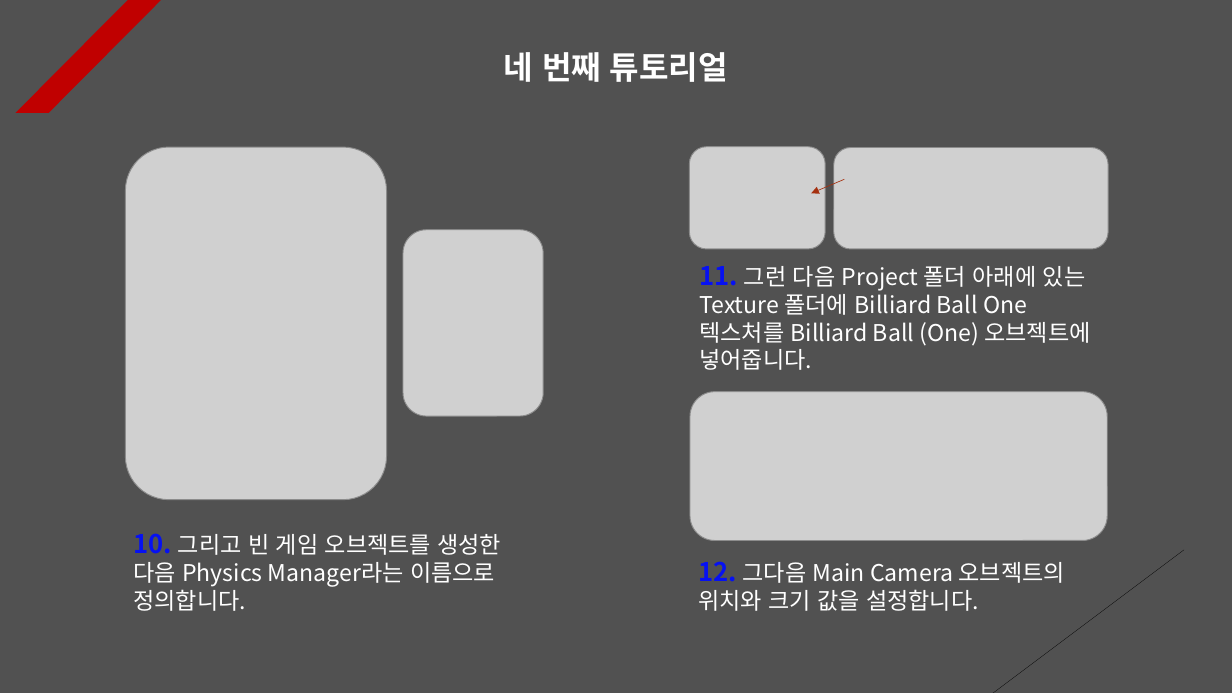
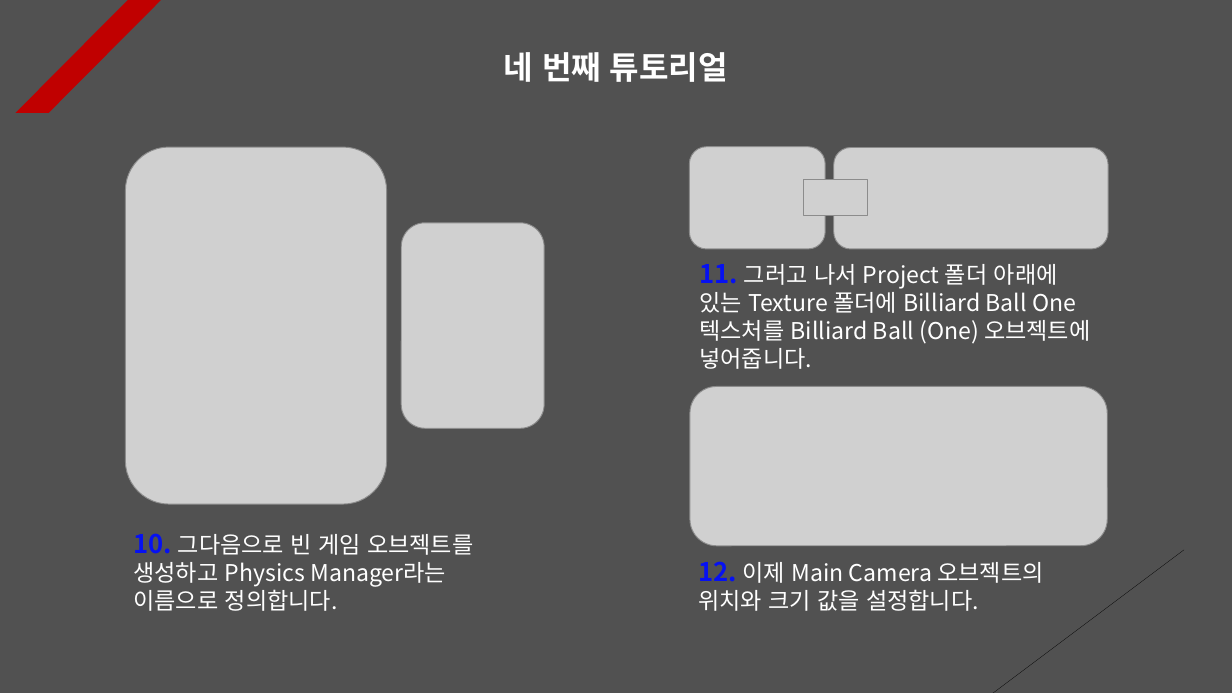
Before and after one commit to Unity2033/3D-UnityEngine, a slide deck: slide 4 of Assets/Physics/PPT Data/Physics Example.pptx. Drawn at 1232x693 pixels with LibreOffice and Linux fonts; fonts in the diff are those of the drawing; grey boxes stand for pictures. Boxes give left, top, right and bottom in pixels: in the first picture for what was removed or moved away, otherwise in the second. Text is boxed around its words. In the diff, an @@ line names an element or a change of style, - is before the commit and + after.

Commit message:
Physics Tutorial Renewal
- Implemented so that the physical
  collision method can be set by
  separating the layers

- How to use layer masks and how
  to use them

- Delete resource data

- Each PPT data update

```diff
--- a/Assets/Physics/PPT Data/Physics Example.pptx
+++ b/Assets/Physics/PPT Data/Physics Example.pptx
@@ picture: place and size @@
-picture at bbox=[126, 147, 387, 500]
+picture at bbox=[126, 147, 387, 504]
@@ picture added at bbox=[804, 179, 868, 215] @@
@@ arrow removed from (845, 179) to (811, 193) @@
@@ picture: place and size @@
-picture at bbox=[403, 230, 543, 417]
+picture at bbox=[401, 223, 544, 428]
@@ text at bbox=[699, 264, 1090, 369]: text changed @@
-11. 그런 다음 Project 폴더 아래에 있는 Texture 폴더에 Billiard Ball One 텍스처를 Billiard Ball (One) 오브젝트에 넣어줍니다.
+11. 그러고 나서 Project 폴더 아래에 있는 Texture 폴더에 Billiard Ball One 텍스처를 Billiard Ball (One) 오브젝트에 넣어줍니다.
@@ picture: place and size @@
-picture at bbox=[690, 392, 1108, 541]
+picture at bbox=[690, 386, 1108, 545]
@@ text at bbox=[133, 533, 473, 611]: text changed @@
-10. 그리고 빈 게임 오브젝트를 생성한 다음 Physics Manager라는 이름으로 정의합니다.
+10. 그다음으로 빈 게임 오브젝트를 생성하고 Physics Manager라는 이름으로 정의합니다.
@@ text at bbox=[698, 561, 1043, 611]: text changed @@
-12. 그다음 Main Camera 오브젝트의 위치와 크기 값을 설정합니다.
+12. 이제 Main Camera 오브젝트의 위치와 크기 값을 설정합니다.
```
Also in this commit, not shown: 5 other slides changed, 14 other files.
